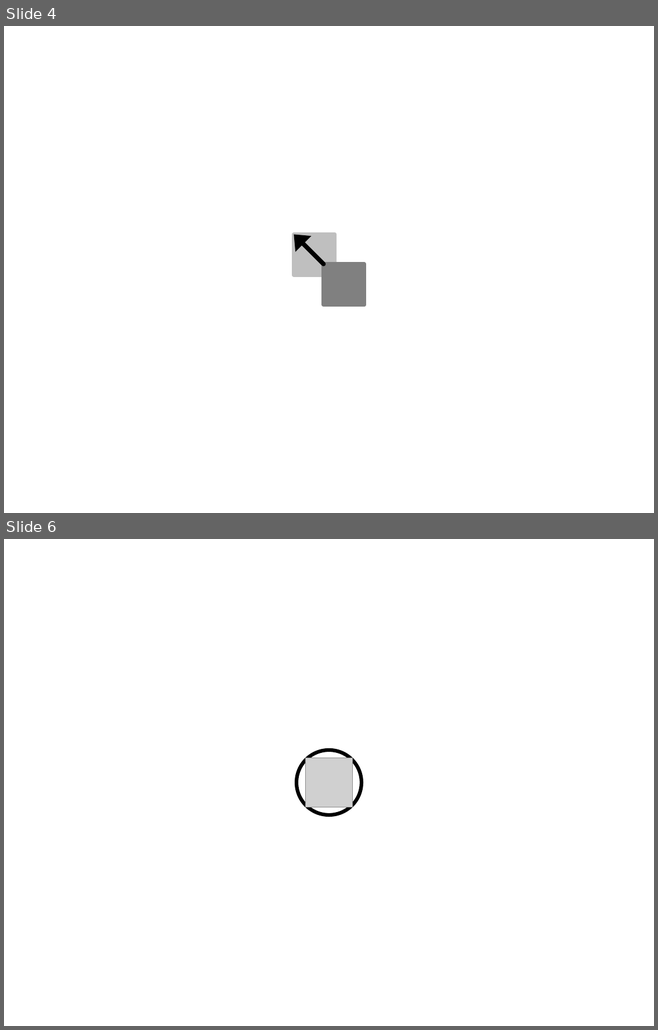
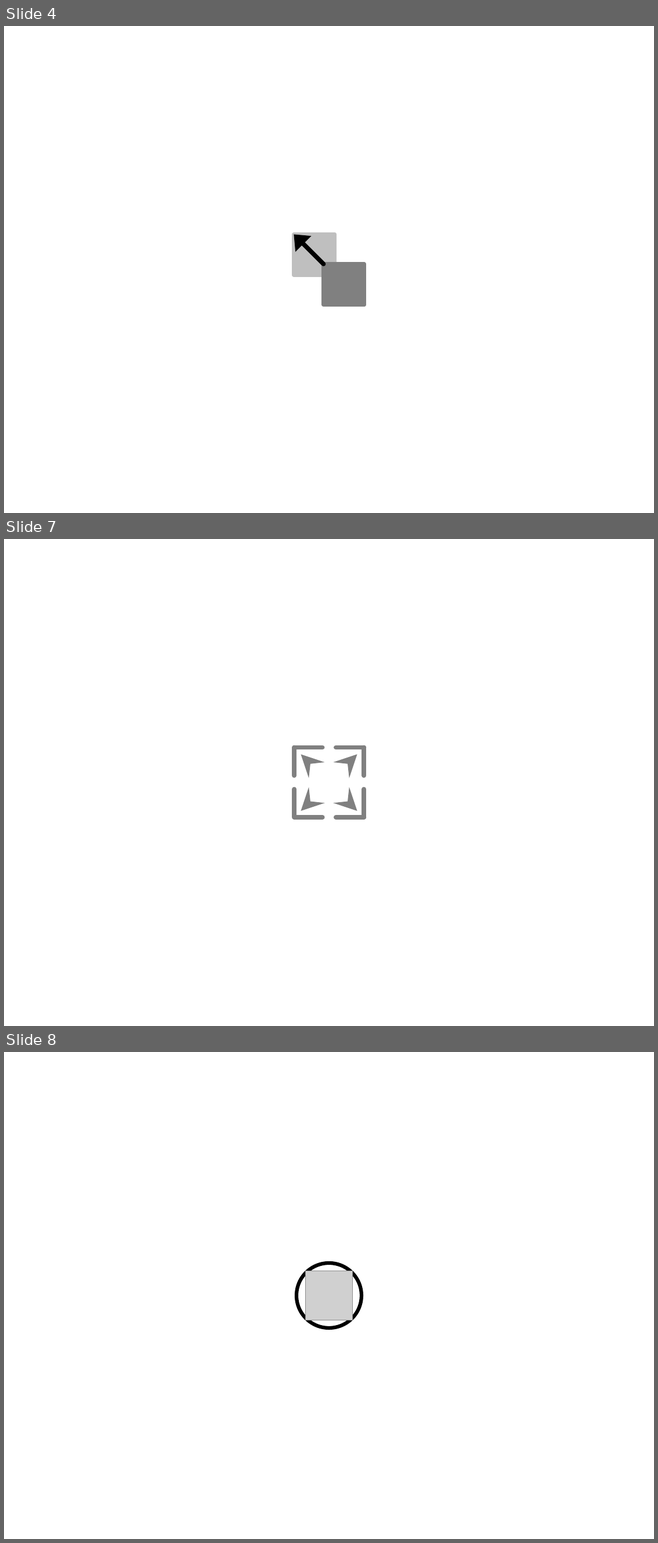
Before and after one commit to YinshengGuo/WinduVision, a slide deck: icons/icons.pptx. Shown one above the other, each under a label of ours: slides 4 and 6 before the commit, slides 4, 7 and 8 after it; the slides between them are not shown. The pictures are 658x1030 and 658x1543 pixels, drawn with LibreOffice and Linux fonts; fonts in the diff are those of the drawing; grey boxes stand for pictures. Boxes give left, top, right and bottom in pixels: in the first picture for what was removed or moved away, otherwise in the second. Text is boxed around its words. In the diff, an @@ line names an element or a change of style, - is before the commit and + after.

```diff
--- a/icons/icons.pptx
+++ b/icons/icons.pptx
@@ slide 7 added at (x1=4, y1=539, x2=654, y2=1026), background #FFFFFF @@
@@ line added from (295, 748) to (295, 776), #808080 5 pt @@
@@ line added from (322, 748) to (295, 748), #808080 5 pt @@
@@ arrow added from (308, 762) to (301, 755), #808080 5 pt @@
@@ line added from (364, 748) to (336, 748), #808080 5 pt @@
@@ arrow added from (349, 762) to (357, 755), #808080 5 pt @@
@@ line added from (364, 776) to (364, 748), #808080 5 pt @@
@@ line added from (295, 789) to (295, 817), #808080 5 pt @@
@@ line added from (364, 817) to (364, 789), #808080 5 pt @@
@@ arrow added from (308, 803) to (301, 811), #808080 5 pt @@
@@ arrow added from (349, 803) to (357, 811), #808080 5 pt @@
@@ line added from (295, 817) to (322, 817), #808080 5 pt @@
@@ line added from (336, 817) to (364, 817), #808080 5 pt @@
@@ what was slide 6 is now slide 8 @@
```
Also in this commit, not shown: 2 slides changed, 2 other slides added, 18 other files.
